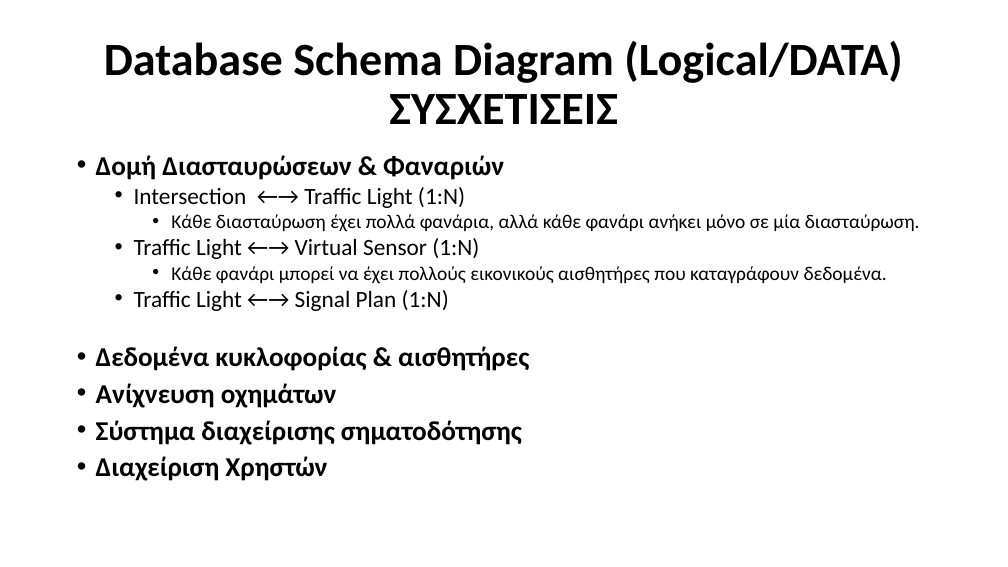
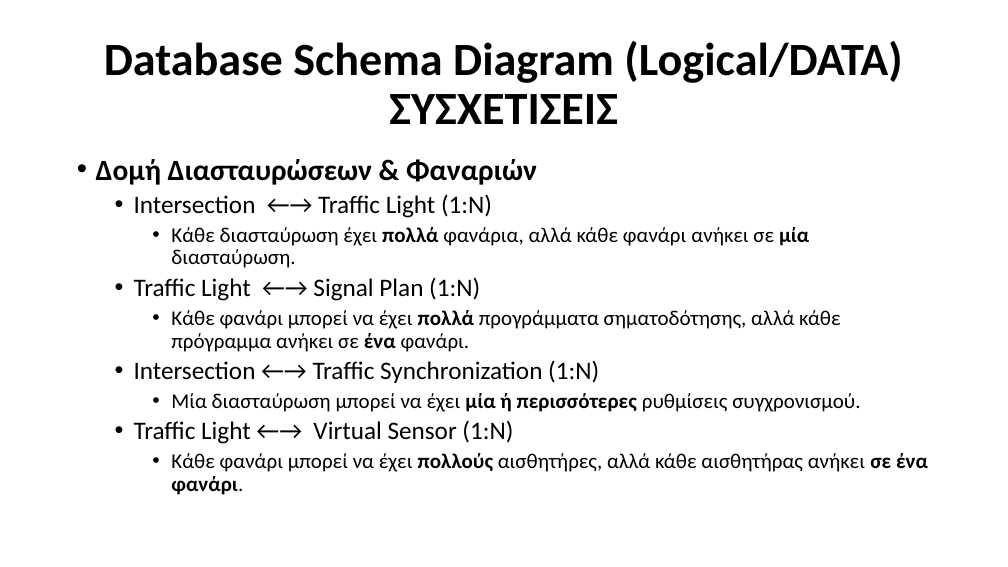
Before and after one commit to Ath21/STL_Drive, a slide deck: slide 9 of Presentation.pptx. Drawn at 1008x567 pixels with LibreOffice and Linux fonts; fonts in the diff are those of the drawing. Boxes give left, top, right and bottom in pixels: in the first picture for what was removed or moved away, otherwise in the second. Text is boxed around its words. In the diff, an @@ line names an element or a change of style, - is before the commit and + after.

```diff
--- a/Presentation.pptx
+++ b/Presentation.pptx
@@ text at <box>96,159,537,444</box>: size 25.9 to 28 pt in "Δομή Διασταυρώσεων & Φαναριών"; size 22.2 to 24 pt in "Intersection ←→ Traffic Light (1:N)", "Traffic Light ←→ Virtual Sensor (1:N)"; line spacing 0.8 to 0.9 @@
@@ text at <box>134,227,860,412</box>: text changed; size 18.5 to 20 pt @@
-    • Κάθε διασταύρωση έχει πολλά φανάρια, αλλά κάθε φανάρι ανήκει μόνο σε μία διασταύρωση.
+    • Κάθε διασταύρωση έχει πολλά φανάρια, αλλά κάθε φανάρι ανήκει σε μία διασταύρωση.
+  • Traffic Light ←→ Signal Plan (1:N)
+    • Κάθε φανάρι μπορεί να έχει πολλά προγράμματα σηματοδότησης, αλλά κάθε πρόγραμμα ανήκει σε ένα φανάρι.
+  • Intersection ←→ Traffic Synchronization (1:N)
+    • Μία διασταύρωση μπορεί να έχει μία ή περισσότερες ρυθμίσεις συγχρονισμού.
@@ text at <box>171,453,928,495</box>: text changed; size 25.9 to 20 pt @@
-    • Κάθε φανάρι μπορεί να έχει πολλούς εικονικούς αισθητήρες που καταγράφουν δεδομένα.
-  • Traffic Light ←→ Signal Plan (1:N)
-• Δεδομένα κυκλοφορίας & αισθητήρες
-• Ανίχνευση οχημάτων
-• Σύστημα διαχείρισης σηματοδότησης
-• Διαχείριση Χρηστών
+    • Κάθε φανάρι μπορεί να έχει πολλούς αισθητήρες, αλλά κάθε αισθητήρας ανήκει σε ένα φανάρι.
```
Also in this commit, not shown: 2 other slides changed, 3 slides added.
